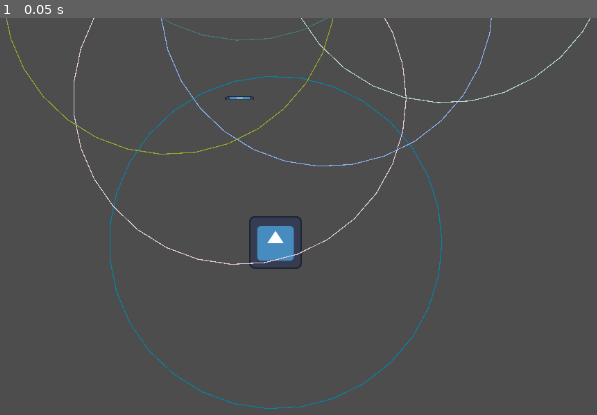
Above: before the commit, frame 1.
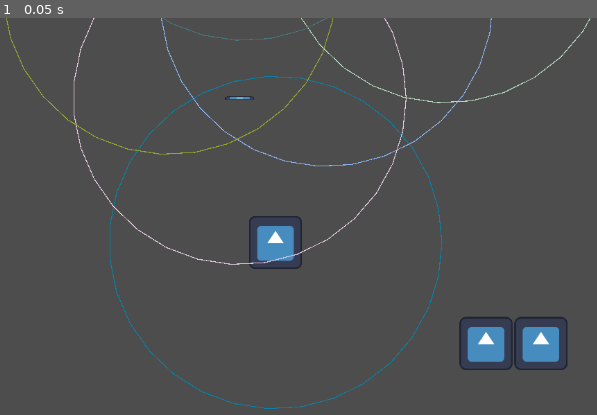
Above: after the commit, the same moment.

Repository: Pyran99/GameOff-Jam
Game: Godot game, scene res://scenes/game.tscn
Same seed, same stepped clock (60 frames per second), same inputs: the game is played once before the commit and once after it. The engine's default icon, where the game draws it, is replaced by a stand-in: a white triangle on a blue panel in a dark square.
Inputs:
- Up to frame 1 (0.05 s): no input

The runs differ from the first frame. In frame 1, 1.4% of the frame differs, in the area x 76-95%, y 75-89%.

Commit message:
working on upgrade system

Diff:
--- a/project.godot
+++ b/project.godot
@@ -14,6 +14,10 @@
 run/main_scene="res://scenes/game.tscn"
 config/features=PackedStringArray("4.1", "GL Compatibility")
 config/icon="res://icon.svg"
+
+[autoload]
+
+PlayerStats="*res://scripts/player_stats.gd"
 
 [input]
 
--- /dev/null
+++ b/resources/player_upgrades.gd
@@ -0,0 +1,8 @@
+extends Resource
+class_name PlayerUpgrades
+# UNUSED
+@export var reach_range: int
+@export var leap_speed: int
+@export var max_power_uses: int
+@export var max_stamina: int
+@export var grip_strength: int
--- /dev/null
+++ b/resources/player_upgrades.tres
@@ -0,0 +1,11 @@
+[gd_resource type="Resource" script_class="PlayerUpgrades" load_steps=2 format=3 uid="uid://d316q1y2uq5t5"]
+
+[ext_resource type="Script" path="res://resources/player_upgrades.gd" id="1_hea0t"]
+
+[resource]
+script = ExtResource("1_hea0t")
+reach_range = 400
+leap_speed = 300
+max_power_uses = 2
+max_stamina = 100
+grip_strength = 10
--- a/scenes/game.tscn
+++ b/scenes/game.tscn
@@ -1,10 +1,13 @@
-[gd_scene load_steps=3 format=3 uid="uid://yrp4636xdqvy"]
+[gd_scene load_steps=4 format=3 uid="uid://yrp4636xdqvy"]
 
 [ext_resource type="PackedScene" uid="uid://ch3n0ojp3lriq" path="res://scenes/player.tscn" id="1_o8i1i"]
 [ext_resource type="PackedScene" uid="uid://8yysh321v8lr" path="res://scenes/level.tscn" id="2_d0cgp"]
+[ext_resource type="PackedScene" uid="uid://c7dqgt81y1fs1" path="res://scenes/upgrade_window.tscn" id="3_puh6s"]
 
 [node name="Game" type="Node"]
 
 [node name="Player" parent="." groups=["Player"] instance=ExtResource("1_o8i1i")]
 
 [node name="Level" parent="." instance=ExtResource("2_d0cgp")]
+
+[node name="UpgradeWindow" parent="." instance=ExtResource("3_puh6s")]
--- a/scenes/player.tscn
+++ b/scenes/player.tscn
@@ -12,8 +12,6 @@
 [node name="Player" type="CharacterBody2D"]
 collision_mask = 0
 script = ExtResource("1_whyrc")
-speed = 300
-reach_range = 400
 
 [node name="Camera2D" type="Camera2D" parent="."]
 zoom = Vector2(0.6, 0.6)
--- /dev/null
+++ b/scenes/upgrade_window.tscn
@@ -0,0 +1,49 @@
+[gd_scene load_steps=3 format=3 uid="uid://c7dqgt81y1fs1"]
+
+[ext_resource type="Script" path="res://scripts/upgrade_window.gd" id="1_dy344"]
+[ext_resource type="Texture2D" uid="uid://oyxockdwh1or" path="res://icon.svg" id="1_l48e1"]
+
+[node name="UpgradeWindow" type="Control"]
+layout_mode = 3
+anchors_preset = 15
+anchor_right = 1.0
+anchor_bottom = 1.0
+grow_horizontal = 2
+grow_vertical = 2
+script = ExtResource("1_dy344")
+upgrade_increase_reach_range = 40
+max_upgrade_reach_range = 10
+upgrade_increase_leap_speed = 30
+max_upgrade_leap_speed = 5
+upgrade_increase_stamina = 10
+max_upgrade_stamina = 10
+upgrade_increase_grip_strength = 5
+max_upgrade_grip_strength = 2
+upgrade_increase_power_uses = 1
+max_upgrade_power_uses = 2
+
+[node name="GridContainer" type="GridContainer" parent="."]
+layout_mode = 1
+anchors_preset = 8
+anchor_left = 0.5
+anchor_top = 0.5
+anchor_right = 0.5
+anchor_bottom = 0.5
+offset_left = -134.0
+offset_top = -145.0
+offset_right = 134.0
+offset_bottom = 145.0
+grow_horizontal = 2
+grow_vertical = 2
+columns = 2
+
+[node name="TextureButton" type="TextureButton" parent="GridContainer"]
+layout_mode = 2
+texture_normal = ExtResource("1_l48e1")
+
+[node name="TextureButton2" type="TextureButton" parent="GridContainer"]
+layout_mode = 2
+texture_normal = ExtResource("1_l48e1")
+
+[connection signal="pressed" from="GridContainer/TextureButton" to="." method="upgrade_reach_range"]
+[connection signal="pressed" from="GridContainer/TextureButton2" to="." method="upgrade_leap_speed"]
--- a/scripts/player.gd
+++ b/scripts/player.gd
@@ -1,22 +1,27 @@
 extends CharacterBody2D
 class_name Player
 
+var moving: bool = false
 var can_powerup: bool = false
-var moving: bool = false
 var can_click_ledge: bool = true
-var current_pos: Vector2
 var target_pos: Vector2
 
 var ledges_in_range: Array[Ledge]
 
-@export var speed: int
-@export var reach_range: int
+enum Powers {
+	INCREASE_RANGE,
+	REGEN_STAMINA,
+	CREATE_LEDGE
+}
+@export var current_power: Powers
+
+#@export var upgrades: PlayerUpgrades
 
 @onready var reach_collision: CollisionShape2D = $ReachRange/CollisionShape2D
 
 
 func _ready() -> void:
-	reach_collision.shape.radius = reach_range
+	reach_collision.shape.radius = PlayerStats.reach_range
 
 
 func _physics_process(_delta: float) -> void:
@@ -32,7 +37,7 @@
 	if moving:
 		can_click_ledge = false
 		var distance_to_ledge = target_pos - global_position
-		velocity = distance_to_ledge.normalized() * speed
+		velocity = distance_to_ledge.normalized() * PlayerStats.leap_speed
 		move_and_slide()
 
 
@@ -49,13 +54,30 @@
 		# activate powerup
 		if can_powerup:
 			print("activate powerup")
+			active_power()
 		else:
 			print("powerup not available")
+
+	if event.is_action_pressed("down"):
+		PlayerStats.reach_range += 10
+		print(PlayerStats.reach_range)
+
+
+func active_power() -> void:
+	var power = Powers
+	match current_power:
+		power.INCREASE_RANGE:
+			print("test 1")
+		power.REGEN_STAMINA:
+			print("test 2")
+		power.CREATE_LEDGE:
+			print("test 3")
+	pass
 
 
 func _draw() -> void:
 	var center = Vector2.ZERO
-	var radius = reach_range
+	var radius = PlayerStats.reach_range
 	var angle_from = 0
 	var angle_to = 360
 	var color = Color(randi())
@@ -65,9 +87,25 @@
 
 func _on_reach_range_body_entered(body: Node2D) -> void:
 	ledges_in_range.append(body)
-	print(ledges_in_range)
 
 
 func _on_reach_range_body_exited(body: Node2D) -> void:
 	ledges_in_range.erase(body)
-	print(ledges_in_range)
+
+
+func power_increase_range() -> void:
+	# increase reach range with no stamina use for next leap
+
+	pass
+
+
+func power_stamina_regen() -> void:
+	# eat a snack to regen a large amount of stamina
+
+	pass
+
+
+func power_create_ledge() -> void:
+	# place a ledge anywhere within reach range
+
+	pass
--- /dev/null
+++ b/scripts/player_stats.gd
@@ -0,0 +1,55 @@
+extends Node
+# GLOBAL PlayerStats
+
+@export var base_reach_range: int = 400
+@export var base_leap_speed: int = 300
+@export var base_stamina: int = 100
+@export var base_grip_strength: int = 10
+@export var base_ability_uses: int = 1
+var reach_range: int
+var leap_speed: int
+var stamina: int
+var grip_strength: int
+var ability_uses: int
+
+func _ready() -> void:
+	reach_range = base_reach_range
+	leap_speed = base_leap_speed
+	stamina = base_stamina
+	grip_strength = base_grip_strength
+	ability_uses = base_ability_uses
+
+
+func upgrade_reach_range(value: int) -> void:
+	# increase reach range
+	reach_range += value
+	print(reach_range)
+	pass
+
+
+func upgrade_leap_speed(value: int) -> void:
+	# increase speed of leap (moving between ledges)
+	leap_speed += value
+	print(leap_speed)
+	pass
+
+
+func upgrade_stamina_capacity(value: int) -> void:
+	# increase max stamina
+	stamina += value
+	print(stamina)
+	pass
+
+
+func upgrade_grip_strength(value: int) -> void:
+	# increase amount of time player can hang on ledge
+	grip_strength += value
+	print(grip_strength)
+	pass
+
+
+func upgrade_extra_power_use(value: int) -> void:
+	# adds additional uses for powers
+	ability_uses += value
+	print(ability_uses)
+	pass
--- /dev/null
+++ b/scripts/upgrade_window.gd
@@ -0,0 +1,38 @@
+extends Control
+# attach button signal to upgrades
+
+@export var upgrade_increase_reach_range: int
+@export var max_upgrade_reach_range: int
+var current_reach_upgrades: int
+@export var upgrade_increase_leap_speed: int
+@export var max_upgrade_leap_speed: int
+var current_leap_upgrades: int
+@export var upgrade_increase_stamina: int
+@export var max_upgrade_stamina: int
+var current_stamina_upgrades: int
+@export var upgrade_increase_grip_strength: int
+@export var max_upgrade_grip_strength: int
+var current_grip_upgrades: int
+@export var upgrade_increase_power_uses: int
+@export var max_upgrade_power_uses: int
+var current_power_upgrades: int
+
+
+func upgrade_reach_range() -> void:
+	if current_reach_upgrades < max_upgrade_reach_range:
+		PlayerStats.upgrade_reach_range(upgrade_increase_reach_range)
+		current_reach_upgrades += 1
+
+func upgrade_leap_speed() -> void:
+	if current_leap_upgrades < max_upgrade_leap_speed:
+		PlayerStats.upgrade_leap_speed(upgrade_increase_leap_speed)
+		current_leap_upgrades += 1
+
+func upgrade_stamina() -> void:
+	PlayerStats.upgrade_stamina_capacity(upgrade_increase_stamina)
+
+func upgrade_grip_strength() -> void:
+	PlayerStats.upgrade_grip_strength(upgrade_increase_grip_strength)
+
+func upgrade_power_uses() -> void:
+	PlayerStats.upgrade_extra_power_use(upgrade_increase_power_uses)
